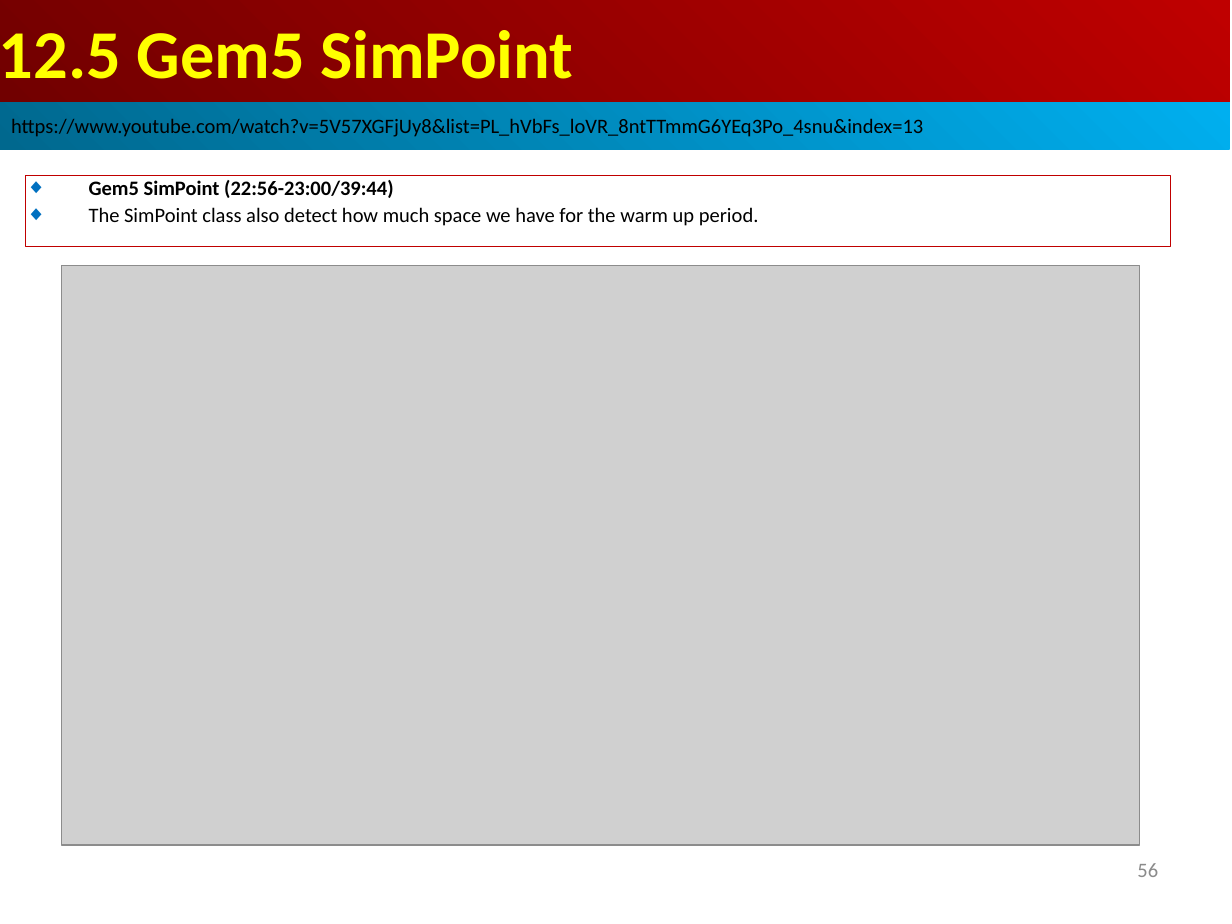
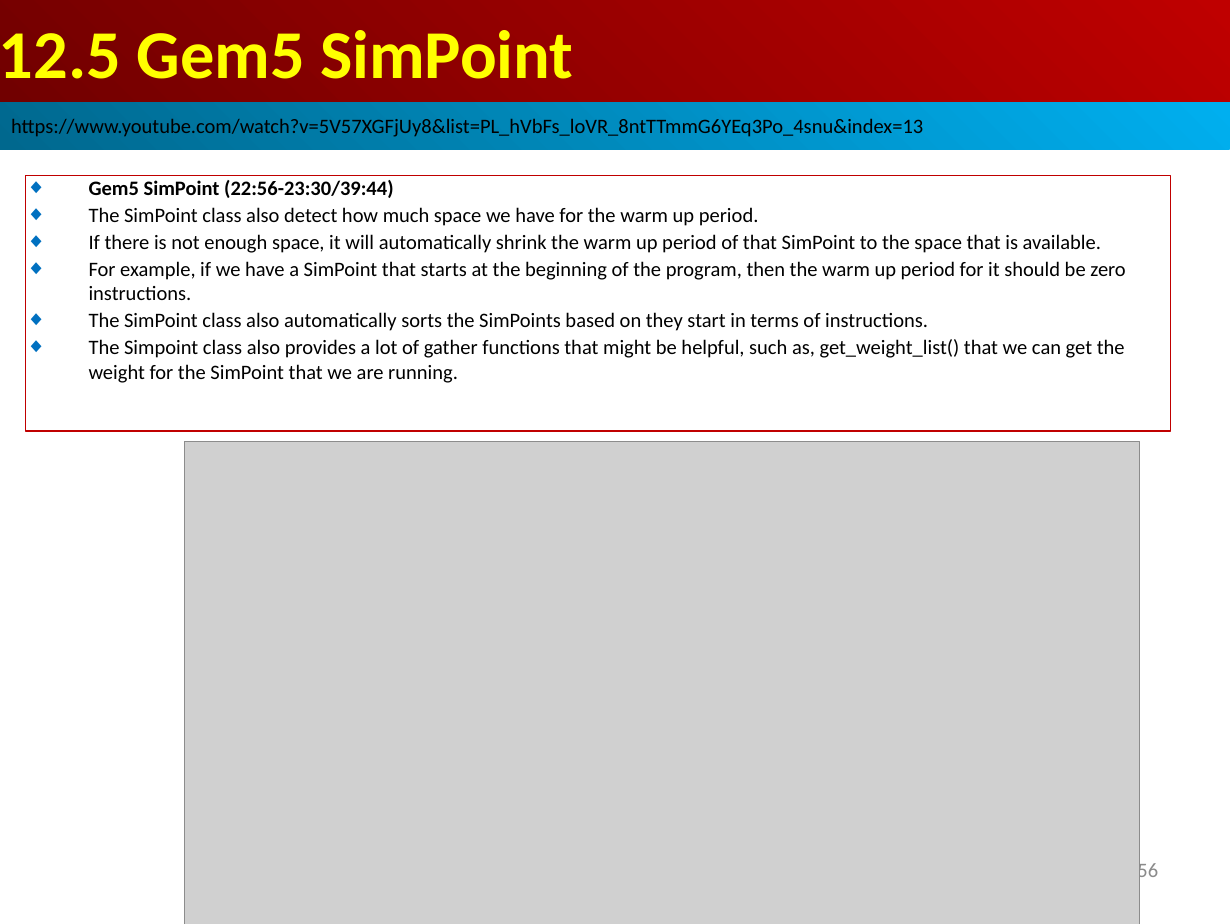
Before and after one commit to peterhchen/AIU_CS850_Gem5_McPAT, a slide deck: slide 56 of 050_Gem5/013.SampleSim/000_Video/013.SampleSim.ppt. Drawn at 1232x924 pixels with LibreOffice and Linux fonts; fonts in the diff are those of the drawing; grey boxes stand for pictures. Boxes give left, top, right and bottom in pixels: in the first picture for what was removed or moved away, otherwise in the second. Text is boxed around its words. In the diff, an @@ line names an element or a change of style, - is before the commit and + after.

```diff
--- a/050_Gem5/013.SampleSim/000_Video/013.SampleSim.ppt
+++ b/050_Gem5/013.SampleSim/000_Video/013.SampleSim.ppt
@@ rectangle removed at (x1=26, y1=175, x2=1170, y2=246) @@
-◆ Gem5 SimPoint (22:56-23:00/39:44)
-◆ The SimPoint class also detect how much space we have for the warm up period.
@@ rectangle added at (x1=26, y1=175, x2=1170, y2=431), outline #C00000 0.74 pt, 12 pt, text #000000 @@
+◆ Gem5 SimPoint (22:56-23:30/39:44)
+◆ The SimPoint class also detect how much space we have for the warm up period.
+◆ If there is not enough space, it will automatically shrink the warm up period of that SimPoint to the space that is available.
+◆ For example, if we have a SimPoint that starts at the beginning of the program, then the warm up period for it should be zero instructions.
+◆ The SimPoint class also automatically sorts the SimPoints based on they start in terms of instructions.
+◆ The Simpoint class also provides a lot of gather functions that might be helpful, such as, get_weight_list() that we can get the weight for the SimPoint that we are running.
@@ picture resized from (x1=62, y1=265, x2=1140, y2=845) to (x1=185, y1=441, x2=1140, y2=924) @@
@@ page number rewrapped from (x1=1137, y1=863, x2=1158, y2=877) to (x1=1137, y1=860, x2=1158, y2=883) @@
```
Also in this commit, not shown: 2 slides added.
